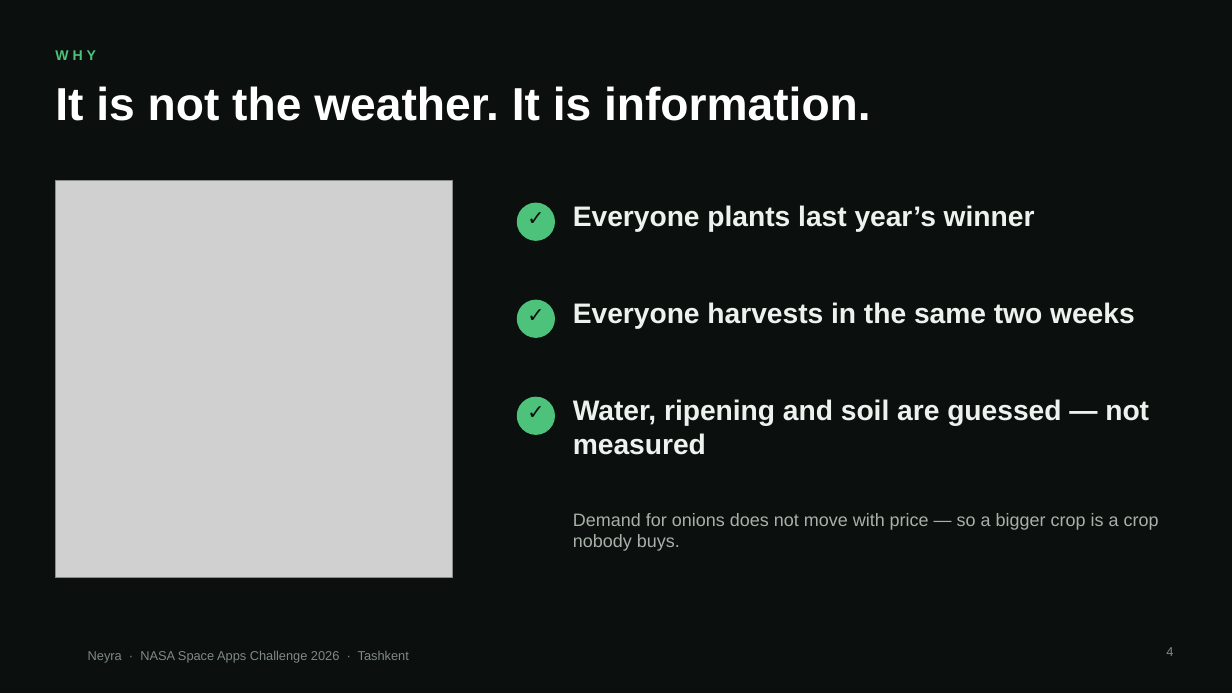
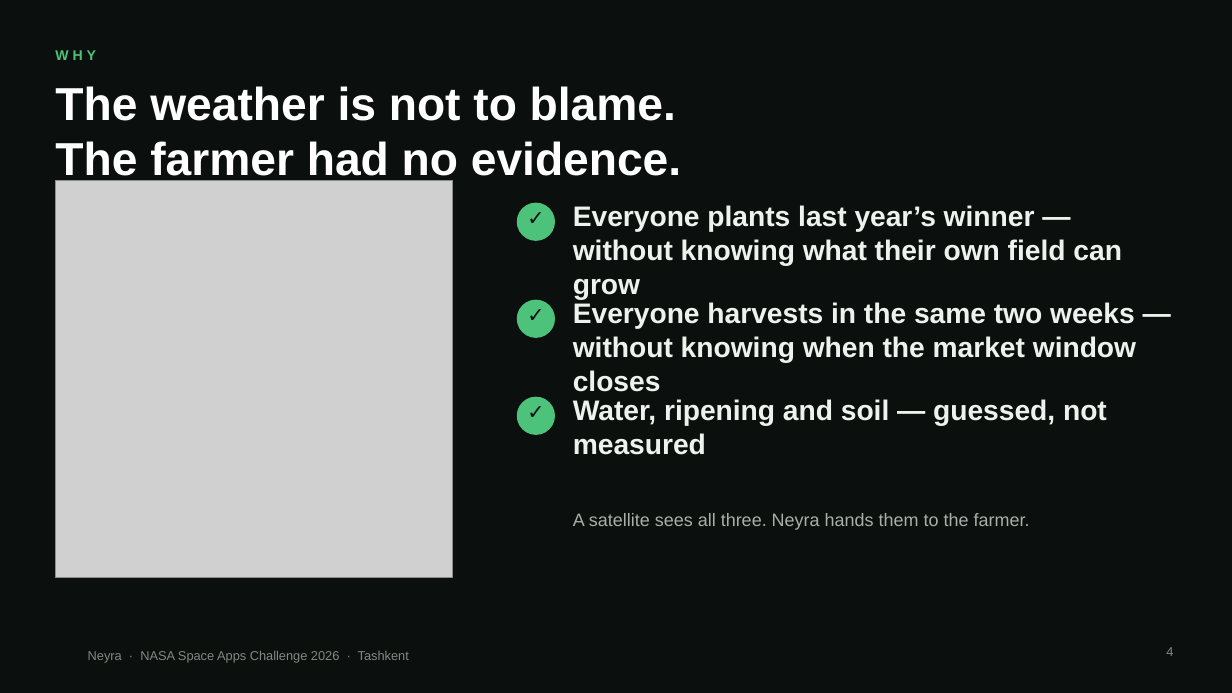
Before and after one commit to davlatshoh-bakhtiyorov/ulugbekcrewnasa, a slide deck: slide 4 of docs/demo/Neyra-pitch.pptx. Drawn at 1232x693 pixels with LibreOffice and Linux fonts; fonts in the diff are those of the drawing; grey boxes stand for pictures; background and template pictures are left out. Boxes give left, top, right and bottom in pixels: in the first picture for what was removed or moved away, otherwise in the second. Text is boxed around its words. In the diff, an @@ line names an element or a change of style, - is before the commit and + after.

```diff
--- a/docs/demo/Neyra-pitch.pptx
+++ b/docs/demo/Neyra-pitch.pptx
@@ text at box(55, 86, 681, 185): text changed @@
-It is not the weather. It is information.
+The weather is not to blame.
+The farmer had no evidence.
@@ text at box(573, 205, 1122, 266): text changed @@
-Everyone plants last year’s winner
+Everyone plants last year’s winner — without knowing what their own field can grow
@@ text at box(573, 302, 1136, 363): text changed @@
-Everyone harvests in the same two weeks
+Everyone harvests in the same two weeks — without knowing when the market window closes
@@ text at box(573, 399, 1107, 455): text changed @@
-Water, ripening and soil are guessed — not measured
+Water, ripening and soil — guessed, not measured
@@ text at box(573, 513, 1030, 530): text changed @@
-Demand for onions does not move with price — so a bigger crop is a crop nobody buys.
+A satellite sees all three. Neyra hands them to the farmer.
```
Also in this commit, not shown: 2 other slides changed, 10 other files.
